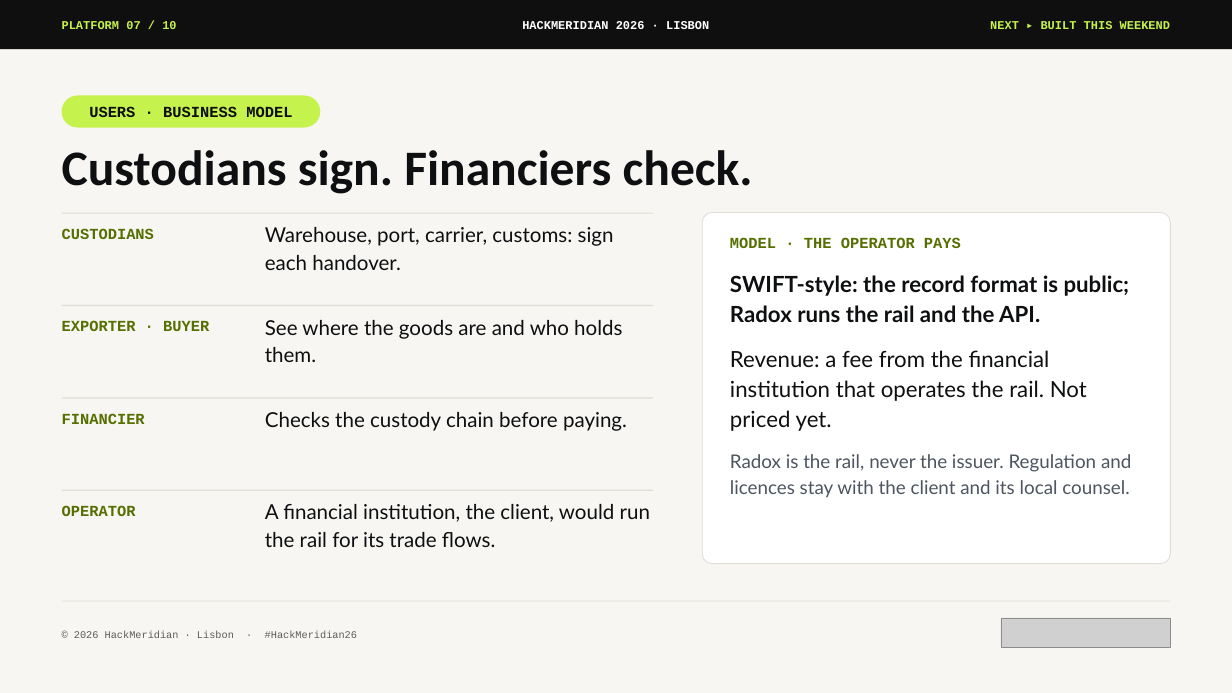
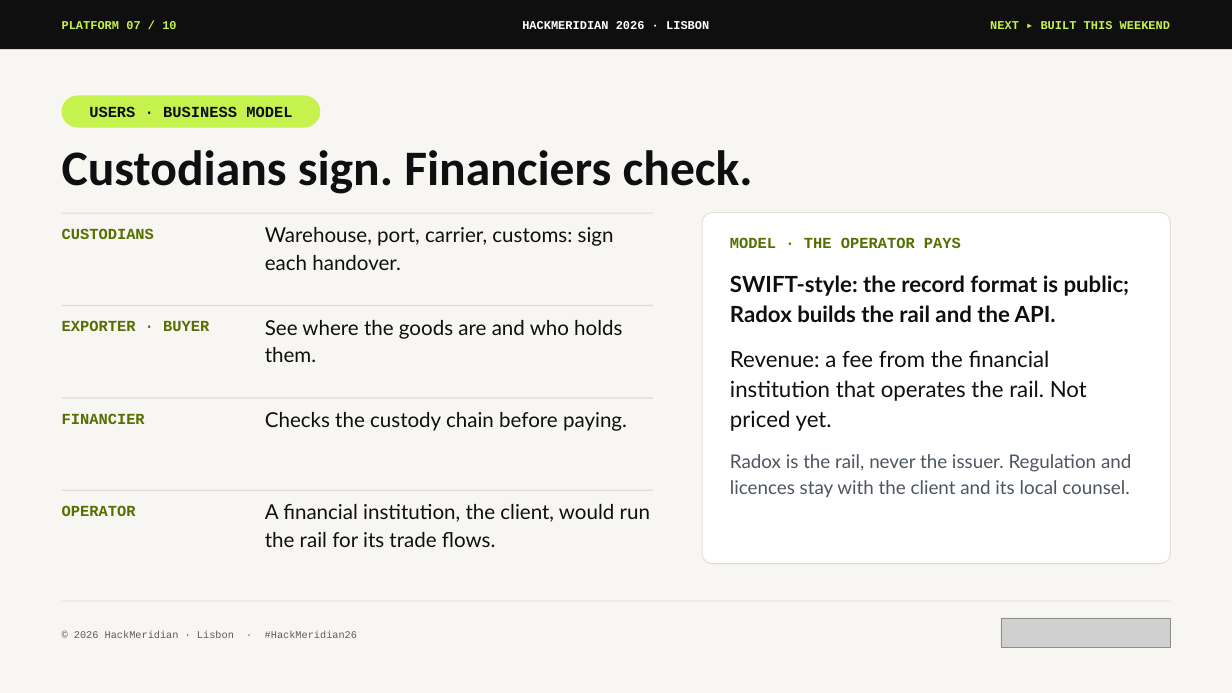
Before and after one commit to pwsaragossy/hackmeridian-cos, a slide deck: slide 7 of projects/hackmeridian-rail/deck/radox-custody-rail.pptx. Drawn at 1232x693 pixels with LibreOffice and Linux fonts; fonts in the diff are those of the drawing; grey boxes stand for pictures. Boxes give left, top, right and bottom in pixels: in the first picture for what was removed or moved away, otherwise in the second. Text is boxed around its words. In the diff, an @@ line names an element or a change of style, - is before the commit and + after.

Commit message:
update from hackmeridian-rail

```diff
--- a/projects/hackmeridian-rail/deck/radox-custody-rail.pptx
+++ b/projects/hackmeridian-rail/deck/radox-custody-rail.pptx
@@ text at <box>730,275,1130,322</box>: text changed @@
-SWIFT-style: the record format is public; Radox runs the rail and the API.
+SWIFT-style: the record format is public; Radox builds the rail and the API.
```
Also in this commit, not shown: 3 other slides changed, 3 other files.
